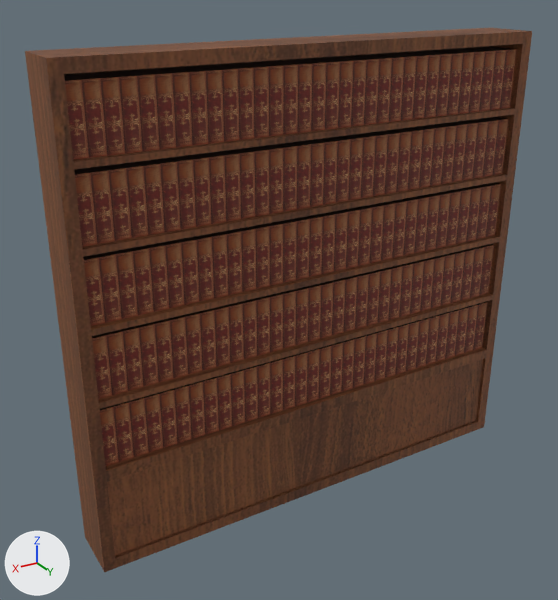
What one commit did to the FBX model Assets/Models/BookShelf.fbx.
The view is the same before and after, from a 50 mm camera at (6.82, 10.35, 9.01) aimed at (0.5, -0.18, 3.74). Every picture has the same lights, and +X, +Y and +Z are marked at lower left.
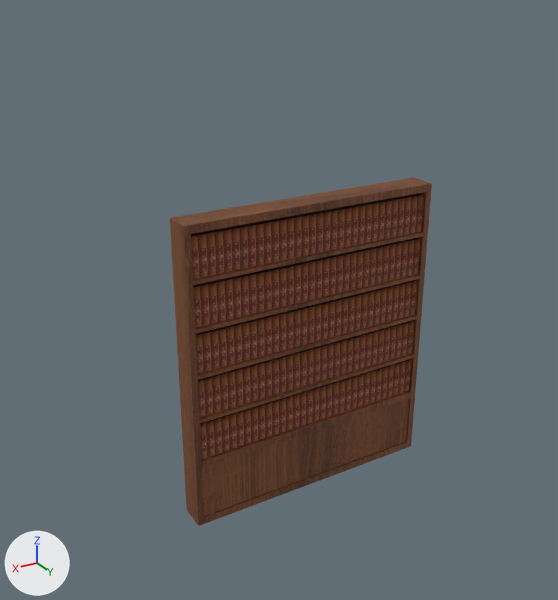
Where the change shows, as pixel boxes (x1, y1, x2, y2) in the pictures (558 x 600 px):
'Cube.002', shading changed, moved, rescaled (48% narrower, 37% shorter): before (64, 46, 517, 466); after (191, 193, 424, 459)
'Cube.001', moved, rescaled (48% narrower, 36% shorter): before (25, 28, 532, 572); after (170, 177, 432, 526)

Diff of the bpy script that builds the scene:
```diff
--- a/Assets/Models/BookShelf.fbx.py
+++ b/Assets/Models/BookShelf.fbx.py
@@ me_cube_002 @@
 me_cube_002.from_pydata(...)  # 30 vertices, 10 faces; spans x -0.5..0.5, y -0.4..0.3, z 7.2..30.4
 # used by ob_cube_002; location = (0.0, 0.0, 0.1); rotation_euler = (0.0, 0.0, -3.142), in degrees (0, 0, -180); scale = (8.0, 1.0, 0.25)
+# me_cube_002 part 1: edges marked sharp go from 5 to 0
 me_cube_002.materials.append(mat_libros)
@@ ob_cube_002 @@
 ob_cube_002 = bpy.data.objects.new('Cube.002', me_cube_002)
-ob_cube_002.location = (0.0, 0.0, 0.1)
+ob_cube_002.location = (0.0, 0.0, 0.07)
 ob_cube_002.rotation_euler = (0.0, 0.0, -3.142)  # degrees (0, 0, -180)
-ob_cube_002.scale = (8.0, 1.0, 0.25)
+ob_cube_002.scale = (4.57, 0.5, 0.172)
@@ ob_cube_001 @@
 ob_cube_001 = bpy.data.objects.new('Cube.001', me_cube_001)
-ob_cube_001.location = (0.0, 0.0, 0.1)
+ob_cube_001.location = (0.0, 0.0, 0.07)
 ob_cube_001.rotation_euler = (0.0, 0.0, -3.142)  # degrees (0, 0, -180)
-ob_cube_001.scale = (8.0, 1.0, 0.25)
+ob_cube_001.scale = (4.57, 0.5, 0.172)
```
